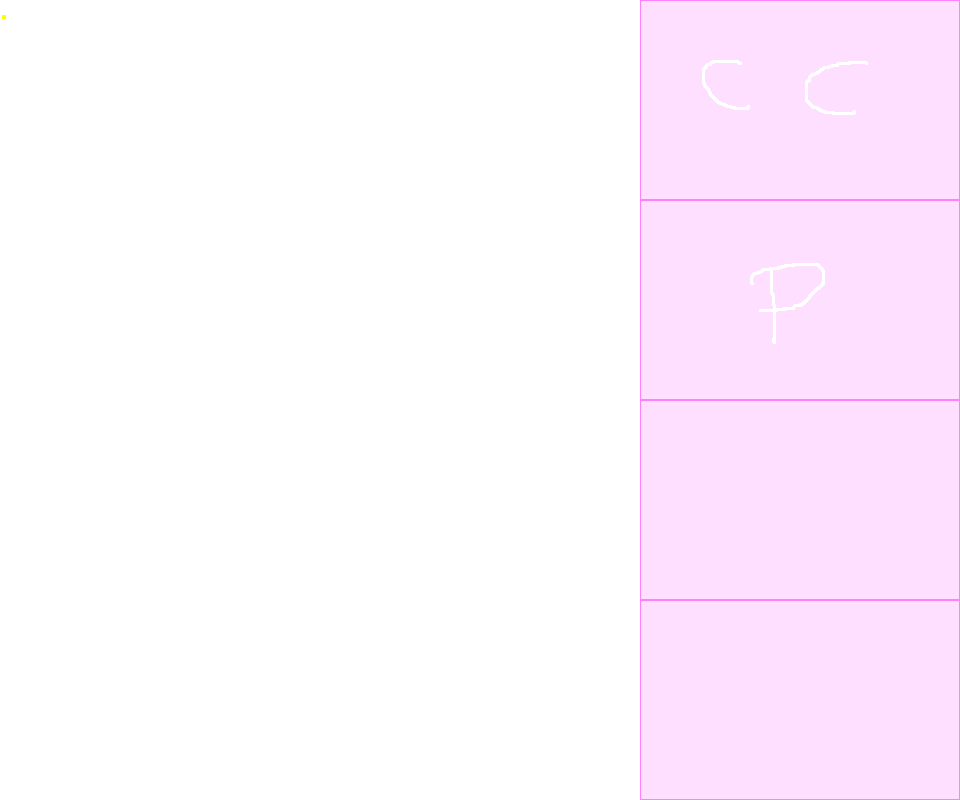
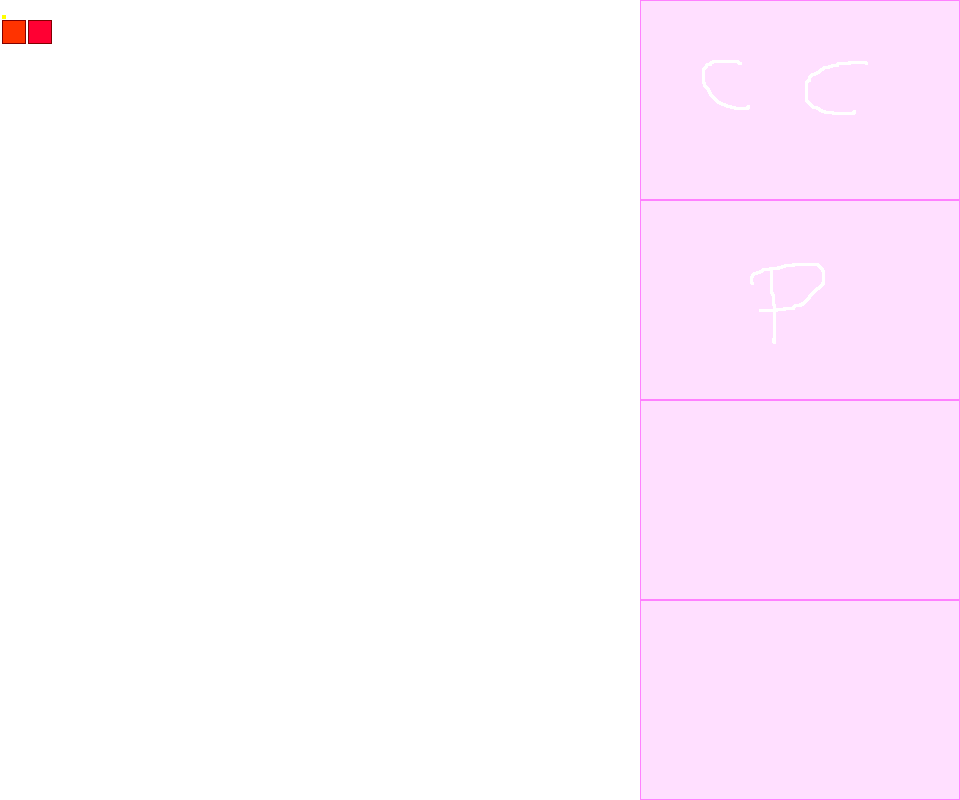
Layers edited between the first and the second 960×800 image:
painted on "sprites" over [left=2, top=20, right=52, bottom=44]
